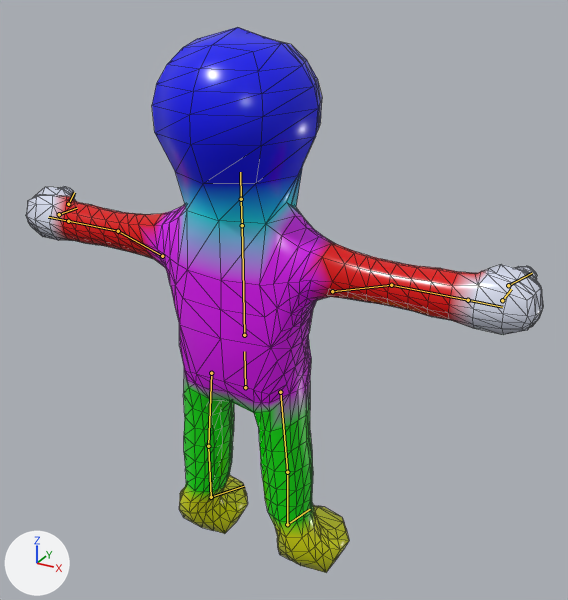
One commit to the glTF model do-not-drop/assets/models/characters/gel/gel_body_lod1.glb: the scene before it, then after it.
Before and after are seen from a camera (50 mm lens) standing at (1.178, -1.885, 1.933) and looking at (0.056, 0.156, 0.912). Lighting does not change. The marker at lower left points along +X, +Y and +Z. The picture after the commit comes second. The bones that bend it are drawn over the model as lines. Mesh edges are drawn as thin lines.

In view in the first picture: 'GelBodyLOD1'.
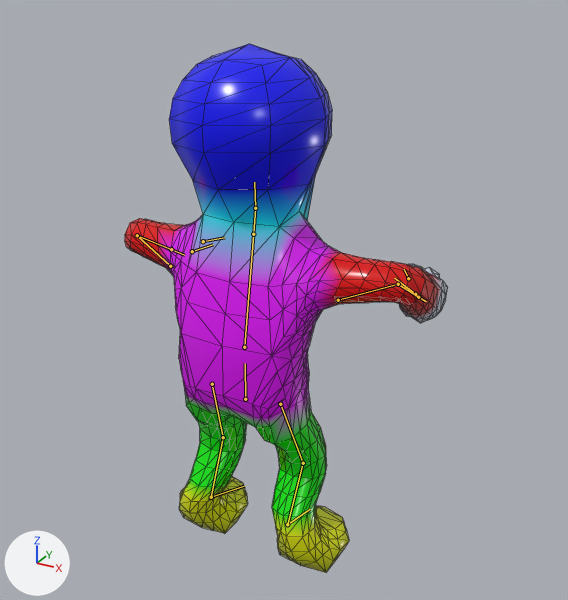
The newer file adds an action. The first version stands in its rest pose; the second is drawn at frame 12 of the action 'BlowBubble'.

Boxes (x1, y1, x2, y2) around the edits, measured in the pictures (568 x 600 px):
'GelBodyLOD1', posed (37% narrower): before (26, 27, 543, 572); after (125, 44, 448, 572)
bone 'pelvis', root to tip: before (245, 387) to (244, 351); after (245, 399) to (245, 363)
bone 'chest', root to tip: before (244, 335) to (242, 225); after (244, 347) to (253, 234)
bone 'head', root to tip: before (241, 199) to (240, 172); after (255, 208) to (254, 182)
bone 'upper_arm.L', root to tip: before (162, 256) to (118, 231); after (170, 266) to (137, 235)
bone 'forearm.L', root to tip: before (118, 231) to (68, 221); after (137, 235) to (171, 249)
bone 'thumb.L', root to tip: before (68, 204) to (74, 192); after (203, 241) to (224, 237)
bone 'upper_arm.R', root to tip: before (332, 291) to (391, 285); after (338, 300) to (398, 284)
bone 'forearm.R', root to tip: before (391, 285) to (468, 300); after (398, 284) to (418, 297)
bone 'thumb.R', root to tip: before (508, 285) to (532, 273); after (408, 278) to (404, 269)
bone 'thigh.L', root to tip: before (211, 373) to (208, 446); after (212, 384) to (223, 437)
bone 'shin.L', root to tip: before (208, 446) to (211, 497); after (223, 437) to (211, 497)
bone 'thigh.R', root to tip: before (280, 392) to (287, 472); after (280, 404) to (303, 463)
bone 'shin.R', root to tip: before (287, 472) to (287, 524); after (303, 463) to (287, 524)

What the commit changed:
Bone 'pelvis' (bone_pelvis) moves from (0.0, 0.0, 0.0) to (0.0, -0.043, 0.0).
Bone 'chest' (bone_chest) turns from (0, 0, 0) to (11, 0, -1) degrees about its own x, y and z.
Bone 'head' (bone_head) turns from (0, 0, 0) to (-10, -4, -1) degrees about its own x, y and z.
Bone 'upper_arm.L' (bone_upper_arm_l) turns from (0, 0, 0) to (7, 18, -8) degrees about its own x, y and z.
Bone 'forearm.L' (bone_forearm_l) turns from (0, 0, 0) to (0, -34, -88) degrees about its own x, y and z.
Bone 'thumb.L' (bone_thumb_l) turns from (0, 0, 0) to (21, 4, -2) degrees about its own x, y and z.
Bone 'upper_arm.R' (bone_upper_arm_r) turns from (0, 0, 0) to (7, -18, 8) degrees about its own x, y and z.
Bone 'forearm.R' (bone_forearm_r) turns from (0, 0, 0) to (0, 34, 88) degrees about its own x, y and z.
Bone 'thumb.R' (bone_thumb_r) turns from (0, 0, 0) to (21, -4, 2) degrees about its own x, y and z.
Bone 'thigh.L' (bone_thigh_l) turns from (0, 0, 0) to (-20, -1, -1) degrees about its own x, y and z.
Bone 'shin.L' (bone_shin_l) turns from (0, 0, 0) to (47, -2, 2) degrees about its own x, y and z.
Bone 'foot.L' (bone_foot_l) turns from (0, 0, 0) to (-27, 3, -1) degrees about its own x, y and z.
Bone 'thigh.R' (bone_thigh_r) turns from (0, 0, 0) to (-20, 2, 1) degrees about its own x, y and z.
Bone 'shin.R' (bone_shin_r) turns from (0, 0, 0) to (47, 2, -2) degrees about its own x, y and z.
Bone 'foot.R' (bone_foot_r) turns from (0, 0, 0) to (-28, -3, 1) degrees about its own x, y and z.
